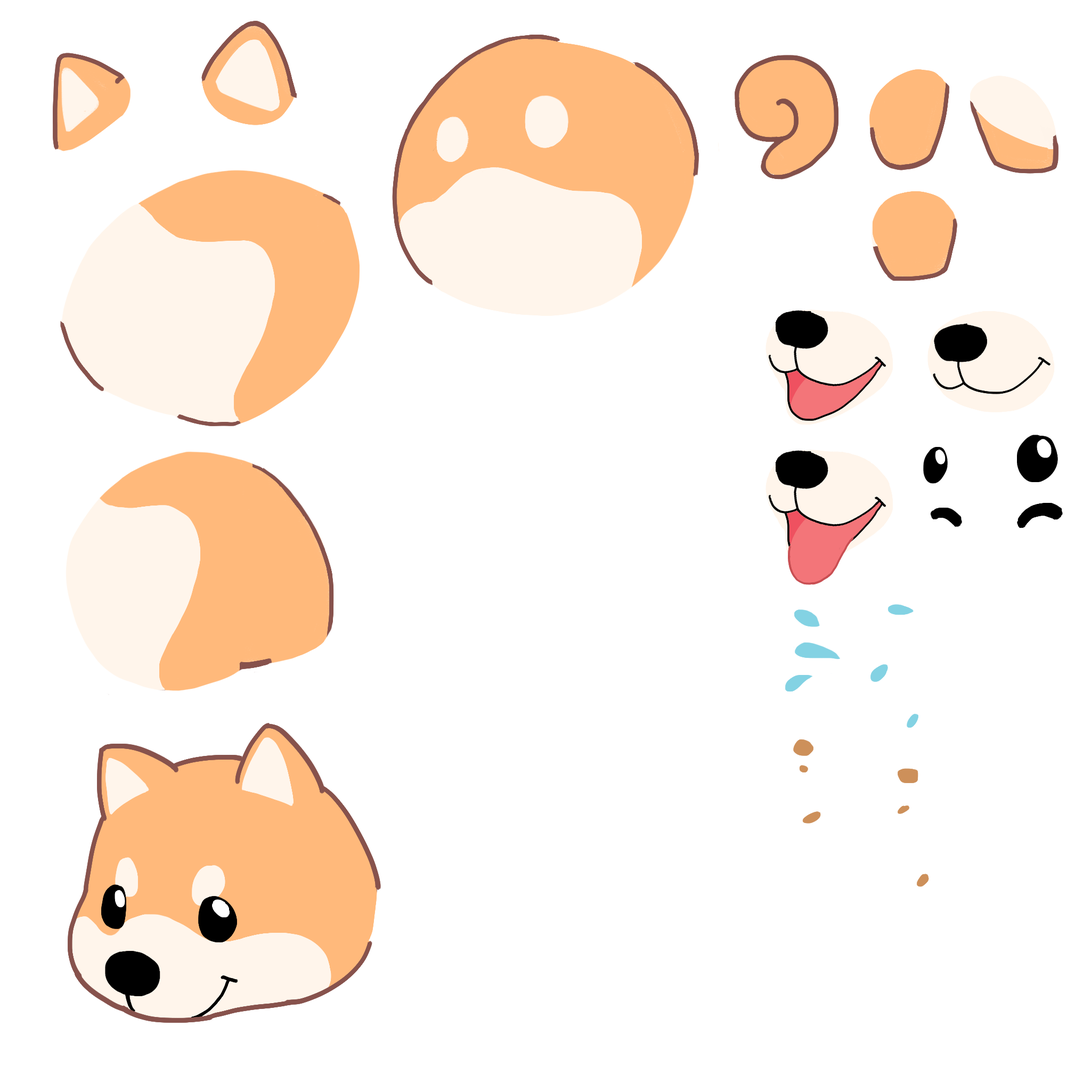
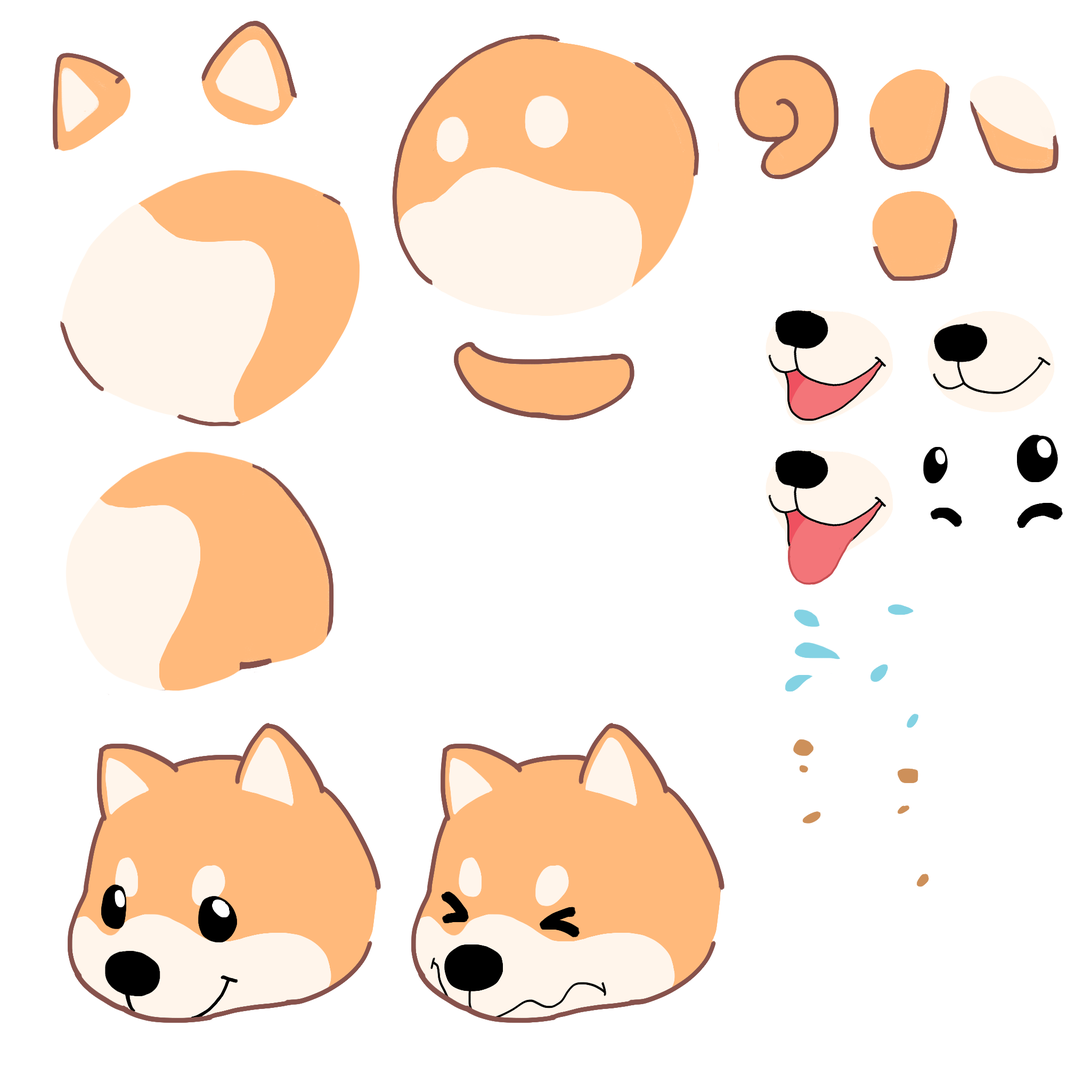
Two versions of the same layered image (1091x1091). Layer-by-layer changes:
added group "head smell copy" with 4 layers above "head smell" over [411, 723, 725, 1024]
added layer "head smell" (1st of 3, in "head smell copy") in group "head smell copy" over [411, 723, 725, 1024]
added layer "Layer 15" in group "head smell copy" over [430, 891, 607, 1021]
added layer "Layer 13" (1st of 2, in "head smell copy") in group "head smell copy" over [411, 737, 676, 1024]
added layer "Layer 12" (1st of 2, in "head smell copy") in group "head smell copy" over [414, 726, 721, 1020]
added layer "tail fal" in group "middle" over [454, 342, 635, 421]
